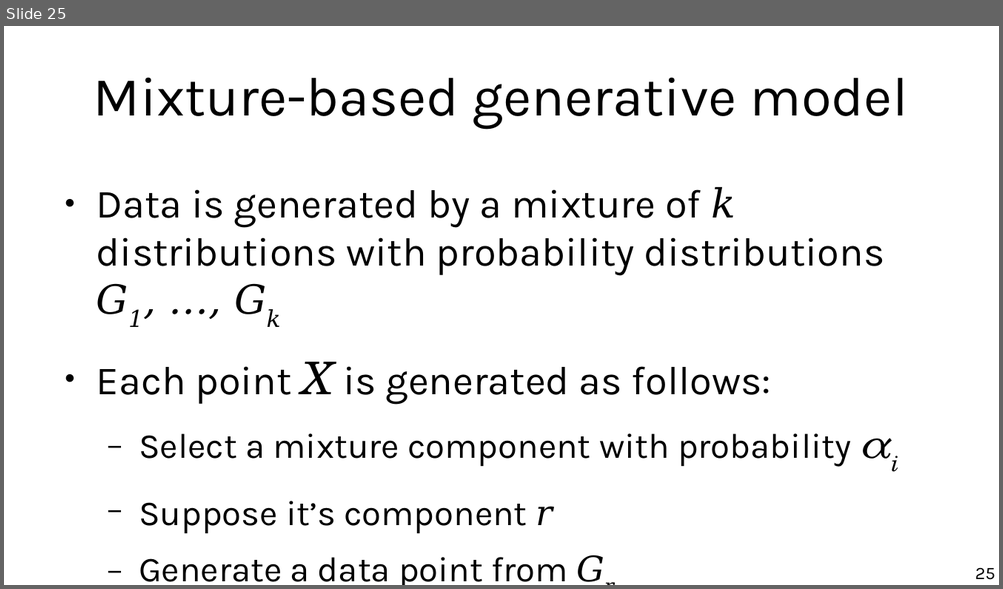
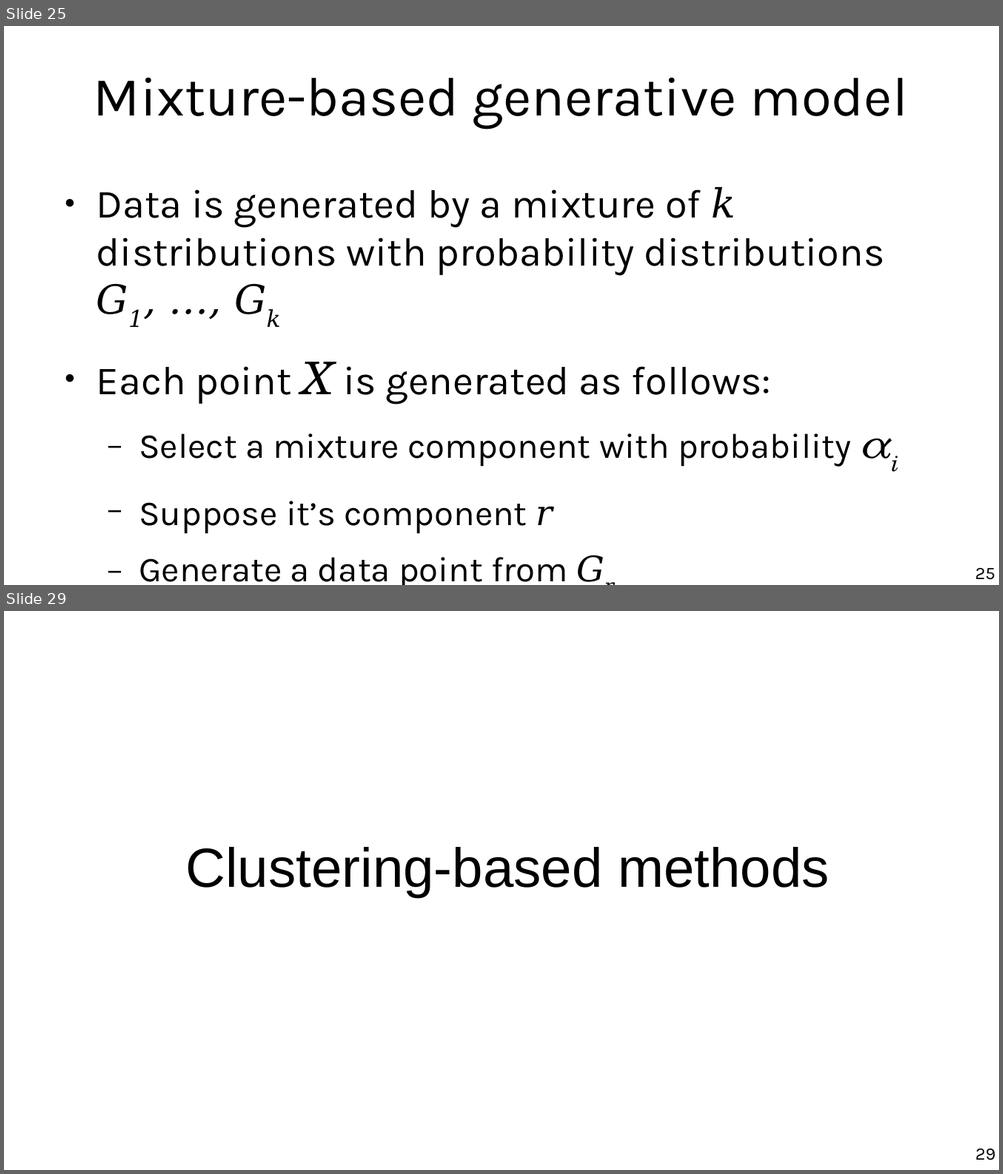
Before and after one commit to marco-calautti/data-mining-course, a slide deck: theory/tt09_outlier_detection.odp. Shown one above the other, each under a label of ours: slide 25 before the commit, slides 25 and 29 after it; the slides between them are not shown. The pictures are 1003x589 and 1003x1174 pixels, drawn with LibreOffice and Linux fonts; fonts in the diff are those of the drawing. Boxes give left, top, right and bottom in pixels: in the first picture for what was removed or moved away, otherwise in the second. Text is boxed around its words. In the diff, an @@ line names an element or a change of style, - is before the commit and + after.

```diff
--- a/theory/tt09_outlier_detection.odp
+++ b/theory/tt09_outlier_detection.odp
@@ slide 29 added at (4, 611, 999, 1170), background #FFFFFF @@
@@ title added at (186, 847, 829, 897), 44 pt, text #000000 @@
+Clustering-based methods
@@ page number added at (975, 1149, 996, 1161), 14 pt, text #000000 @@
+29
```
Also in this commit, not shown: 5 slides changed, 23 other slides added, 3 slides removed.
